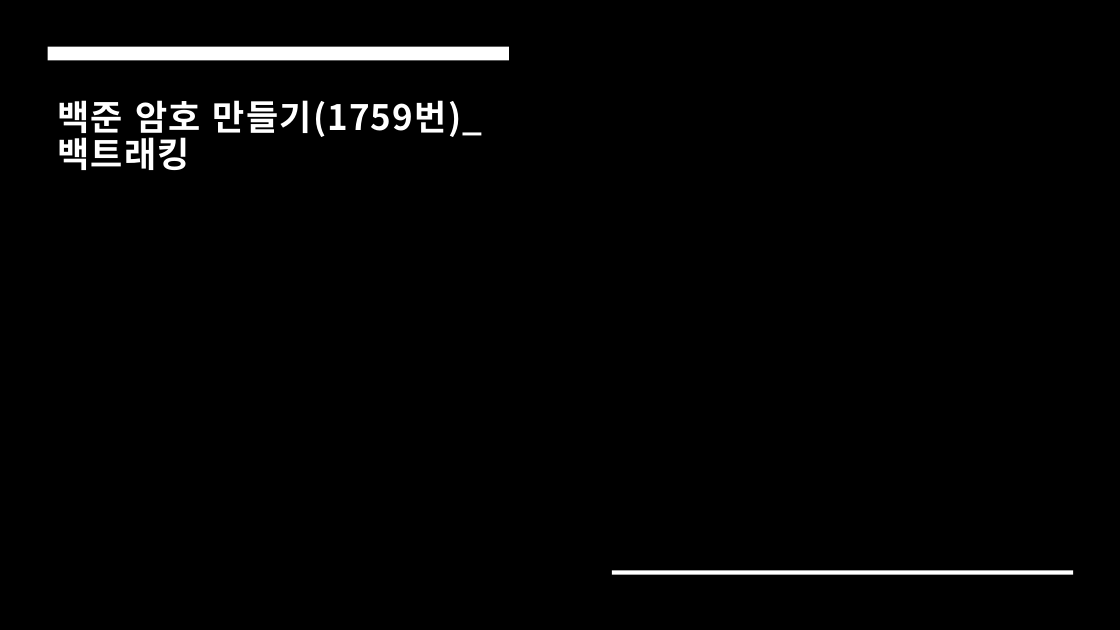
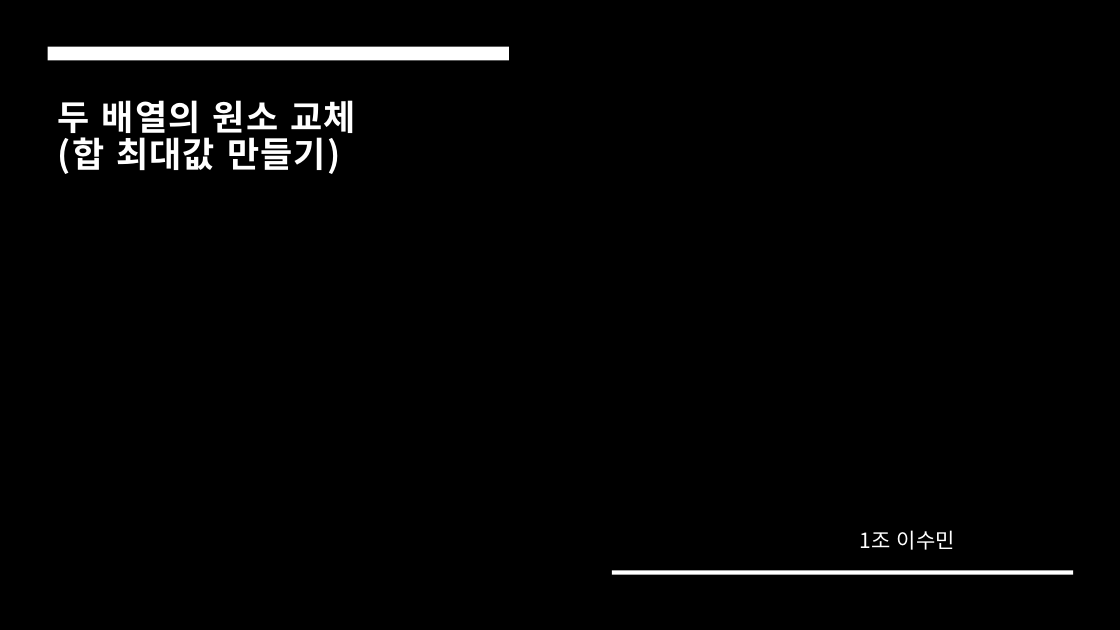
Before and after one commit to ggongdori/hanghae99, a slide deck: slide 1 of Backtrack_0321/암호만들기_pt.pptx. Drawn at 1120x630 pixels with LibreOffice and Linux fonts; fonts in the diff are those of the drawing; background and template pictures are left out; a plain dark background stands for a picture behind light text. Boxes give left, top, right and bottom in pixels: in the first picture for what was removed or moved away, otherwise in the second. Text is boxed around its words. In the diff, an @@ line names an element or a change of style, - is before the commit and + after.

```diff
--- a/Backtrack_0321/암호만들기_pt.pptx
+++ b/Backtrack_0321/암호만들기_pt.pptx
@@ title at (x1=58, y1=100, x2=355, y2=174): text changed @@
-백준 암호 만들기(1759번)_백트래킹
+두 배열의 원소 교체
+(합 최대값 만들기)
@@ text added at (x1=860, y1=530, x2=955, y2=550), 18 pt, text #FFFFFF @@
+1조 이수민
```
Also in this commit, not shown: 7 other files.
